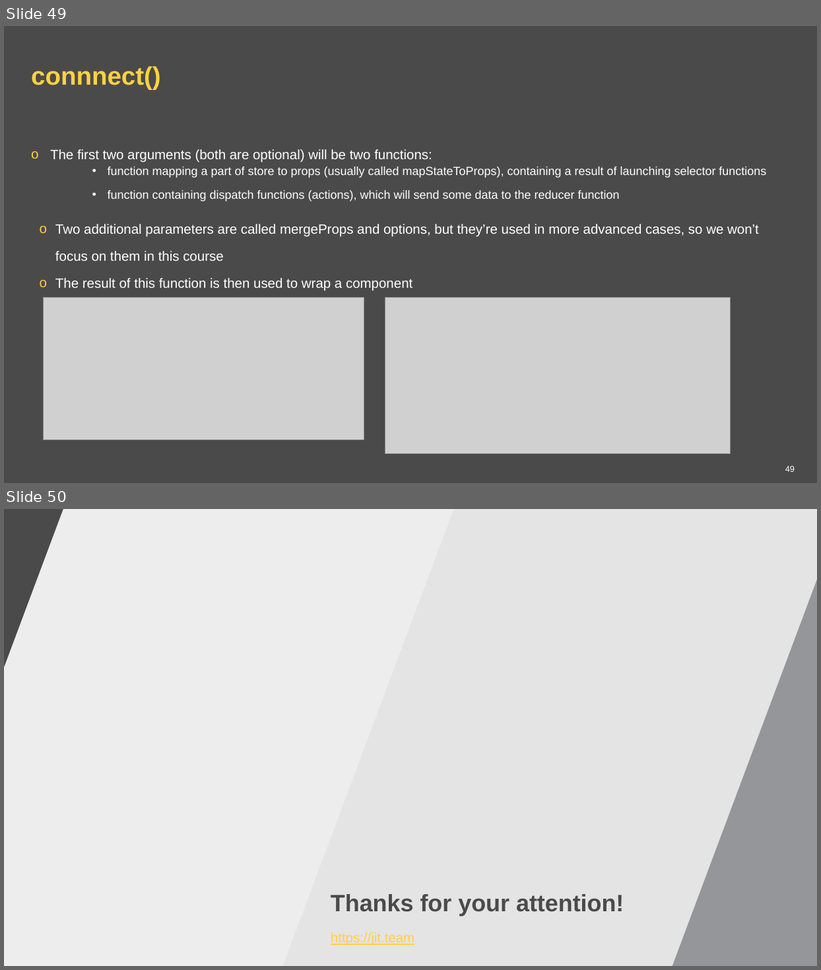
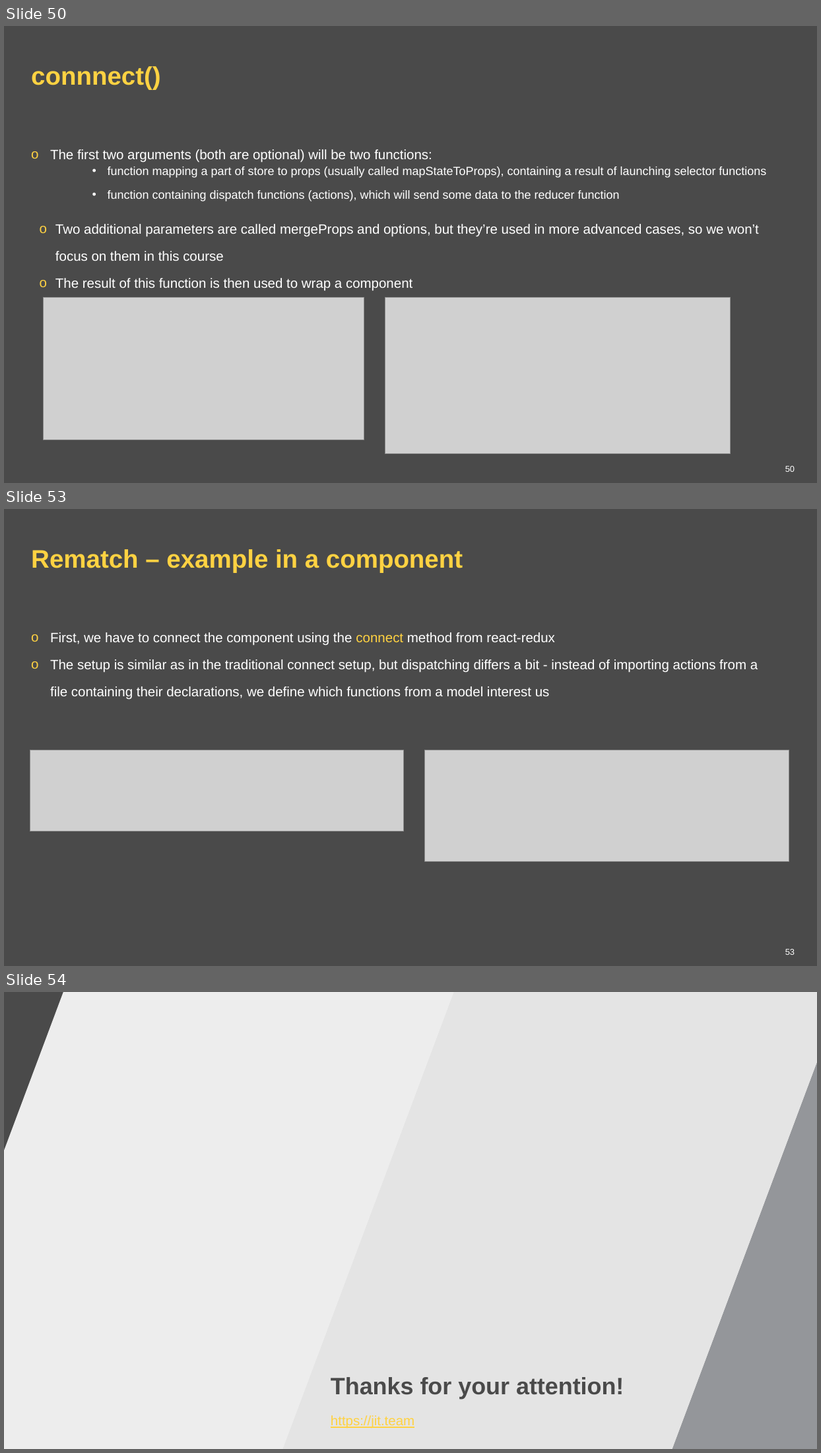
Before and after one commit to ppuzio/react-course-examples, a slide deck: React BEST course.pptx. Shown one above the other, each under a label of ours: slides 49 and 50 before the commit, slides 50, 53 and 54 after it; the slides between them are not shown. The pictures are 821x970 and 821x1453 pixels, drawn with LibreOffice and Linux fonts; fonts in the diff are those of the drawing; grey boxes stand for pictures; background and template pictures are left out. Boxes give left, top, right and bottom in pixels: in the first picture for what was removed or moved away, otherwise in the second. Text is boxed around its words. In the diff, an @@ line names an element or a change of style, - is before the commit and + after.

Commit message:
rematch added

```diff
--- a/React BEST course.pptx
+++ b/React BEST course.pptx
@@ slide 53 added at (4,509,817,966), background #4A4A4A @@
@@ title added at (31,549,463,572), 30 pt, text #FFD242, bold @@
+Rematch – example in a component
@@ text added at (50,632,758,700), 16 pt, text #FFFFFF @@
+o First, we have to connect the component using the connect method from react-redux
+o The setup is similar as in the traditional connect setup, but dispatching differs a bit - instead of importing actions from a file containing their declarations, we define which functions from a model interest us
@@ picture added at (30,751,404,832) @@
@@ picture added at (425,751,789,861) @@
@@ page number added at (785,949,795,955), 10 pt, text #FFFFFF @@
+53
@@ what was slide 49 is now slide 50 @@
@@ page number at (785,466,795,472): text changed @@
-49
+50
@@ what was slide 50 is now slide 54 @@
```
Also in this commit, not shown: 3 other slides added.
